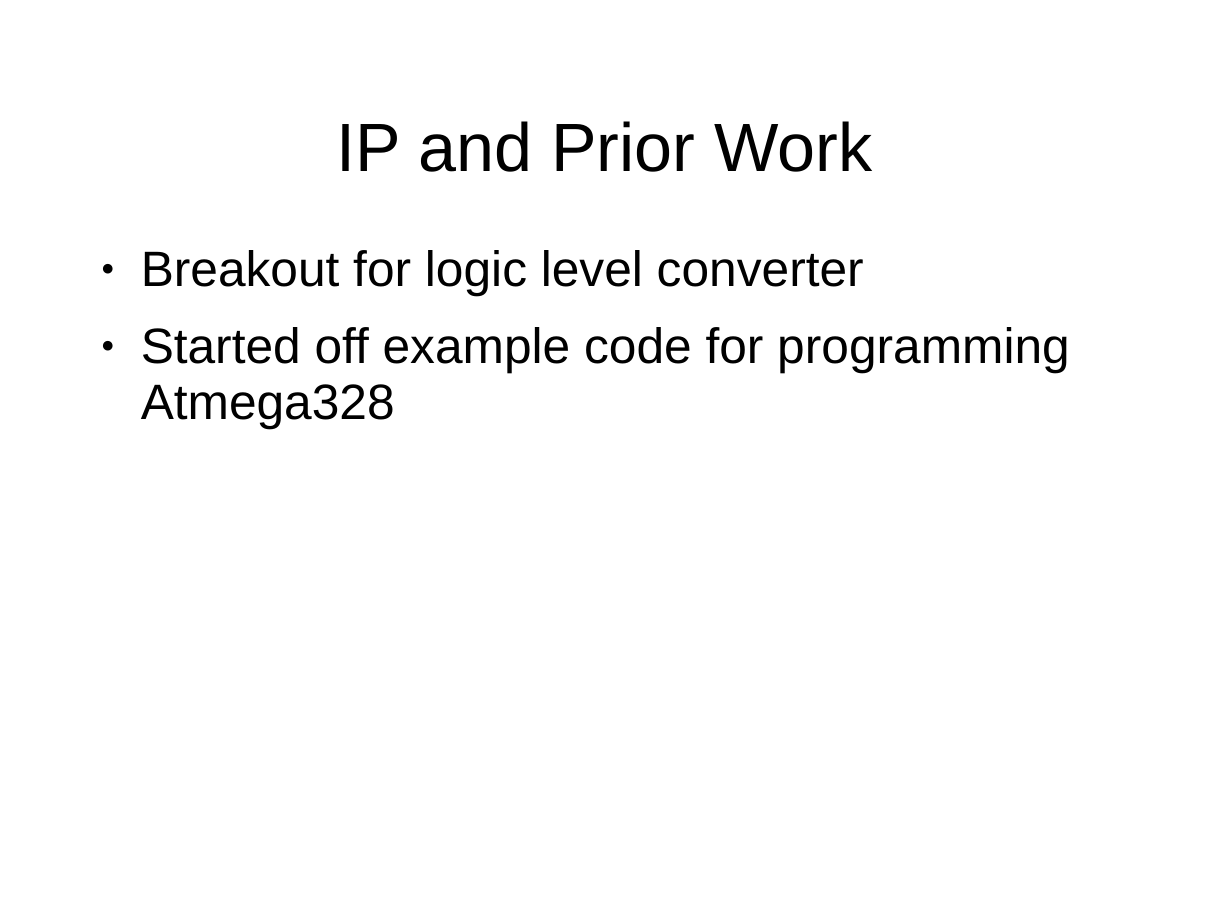
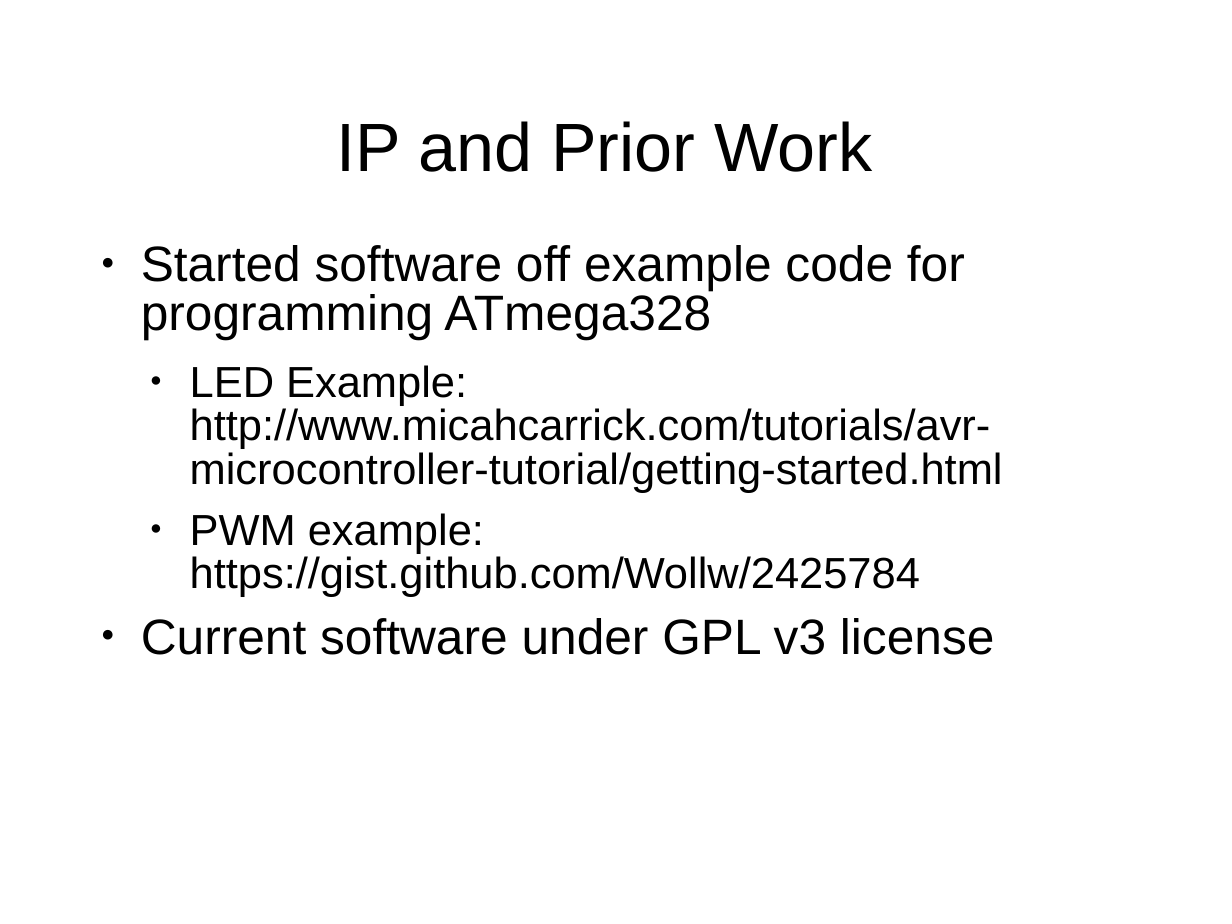
Before and after one commit to RC360Detector/RC360Detector, a slide deck: slide 18 of T08 - Presentation.ppt (slide 15 before the commit). Drawn at 1232x924 pixels with LibreOffice and Linux fonts; fonts in the diff are those of the drawing; background and template pictures are left out. Boxes give left, top, right and bottom in pixels: in the first picture for what was removed or moved away, otherwise in the second. Text is boxed around its words. In the diff, an @@ line names an element or a change of style, - is before the commit and + after.

```diff
--- a/T08 - Presentation.ppt
+++ b/T08 - Presentation.ppt
@@ text at [141,245,1003,655]: text changed; size 32 to 28 pt @@
-● Breakout for logic level converter
-● Started off example code for programming Atmega328
+● Started software off example code for programming ATmega328
+  ● LED Example: http://www.micahcarrick.com/tutorials/avr-microcontroller-tutorial/getting-started.html
+  ● PWM example: https://gist.github.com/Wollw/2425784
+● Current software under GPL v3 license
```
Also in this commit, not shown: 8 other slides changed, 6 slides added, 3 slides removed.
